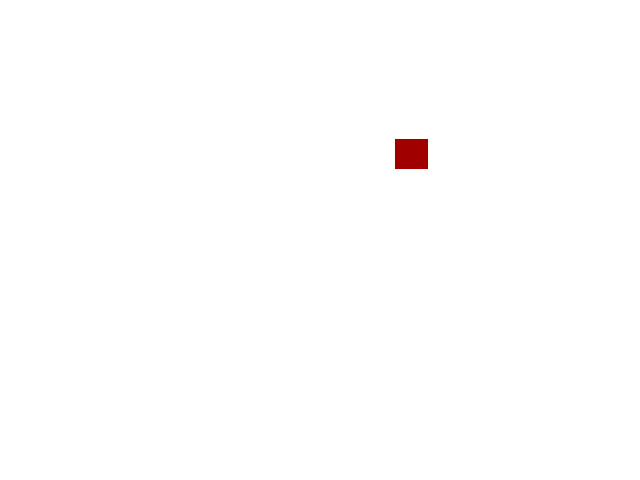
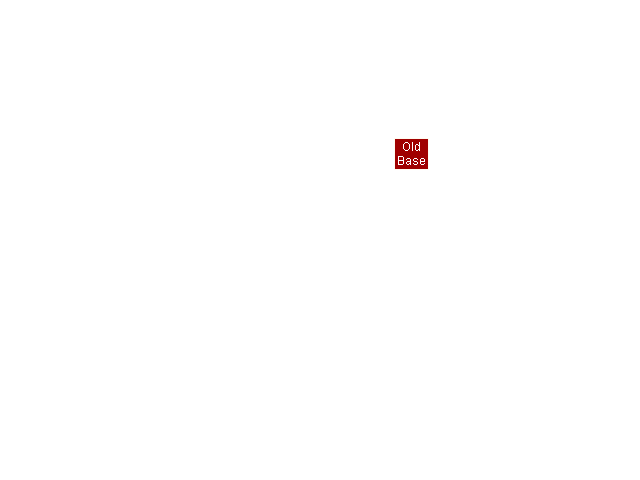
Before/after of a w=640, h=480 layered artwork. What changed in the layer stack:
added layer "Old ..." above "tz北10.png" over [398, 142, 425, 165]
showed "Pasted Layer" over [398, 145, 425, 165]
